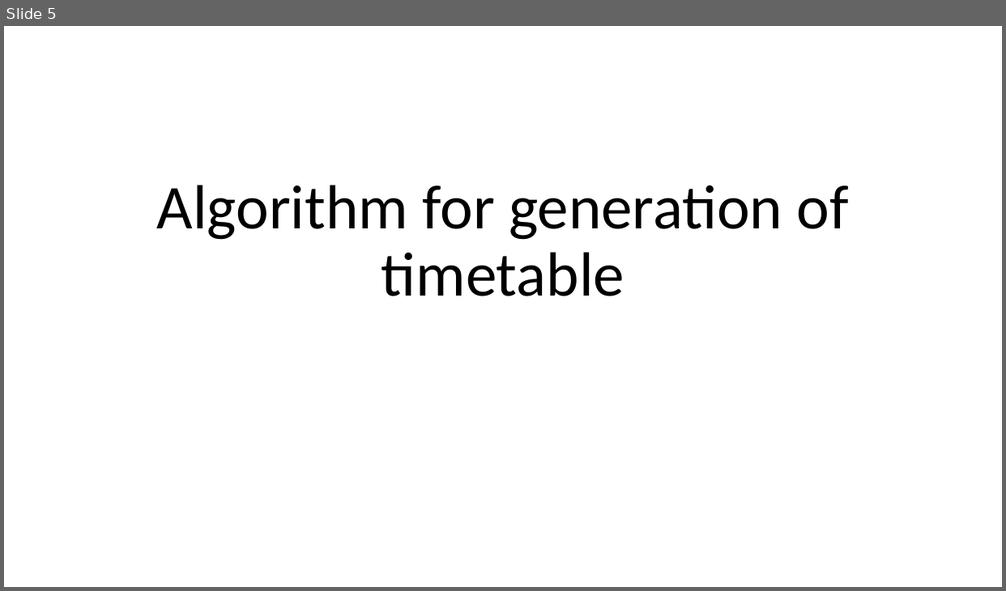
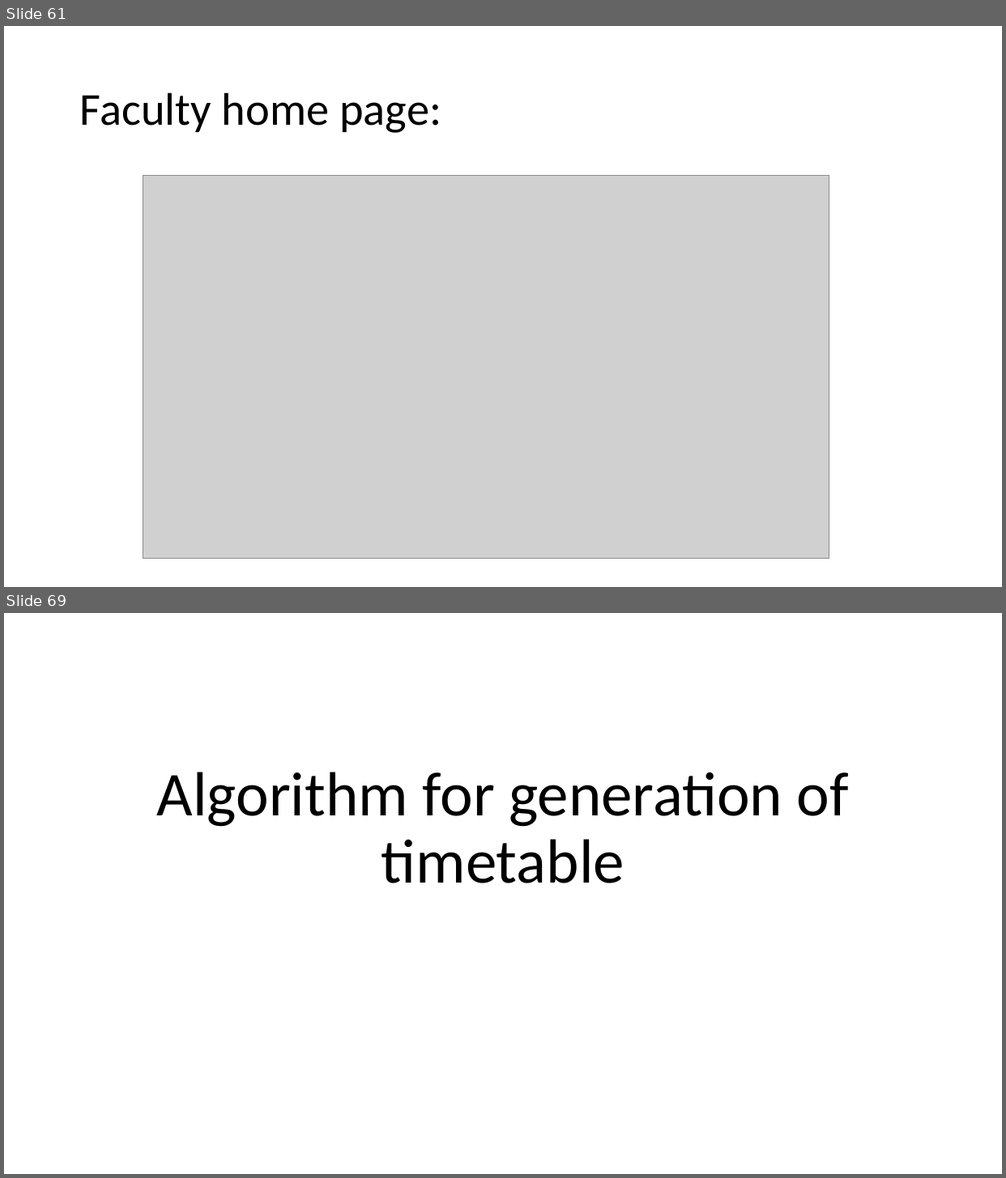
Before and after one commit to abhishekshaw21/Timetable, a slide deck: College Timetable Management System.pptx. Shown one above the other, each under a label of ours: slide 5 before the commit, slides 61 and 69 after it; the slides between them are not shown. The pictures are 1006x591 and 1006x1178 pixels, drawn with LibreOffice and Linux fonts; fonts in the diff are those of the drawing; grey boxes stand for pictures. Boxes give left, top, right and bottom in pixels: in the first picture for what was removed or moved away, otherwise in the second. Text is boxed around its words. In the diff, an @@ line names an element or a change of style, - is before the commit and + after.

```diff
--- a/College Timetable Management System.pptx
+++ b/College Timetable Management System.pptx
@@ slide 61 added at [4, 26, 1002, 587], background #FFFFFF @@
@@ title added at [80, 92, 441, 133], 44 pt, text #000000 @@
+Faculty home page:
@@ picture added at [143, 176, 829, 559] @@
@@ what was slide 5 is now slide 69 @@
```
Also in this commit, not shown: 1 slide changed, 65 other slides added, 3 slides removed.
